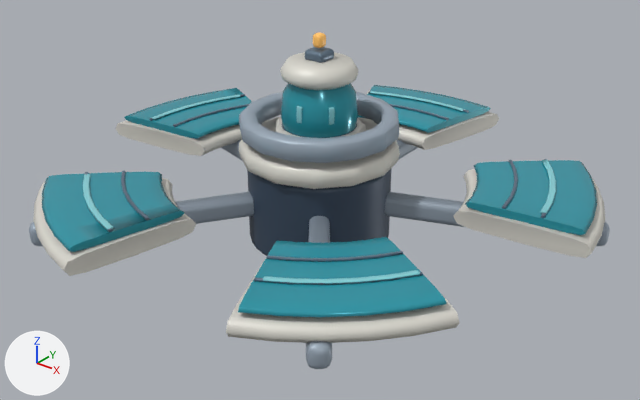
The glTF model space-battleship/assets/galaxy/v3/buildings/stellar_energy_array/stellar_energy_array_lv3.glb, before and after one commit.
One viewpoint serves both versions: a 50 mm camera at (8.16, -10.25, 6.96) aimed at (0.24, -0.35, 0.83). The axes (+X, +Y, +Z) are drawn at lower left. The lights are the same throughout. The older version comes first. Where no turn or scale is listed for an object, it has been applied to the vertices. Vertices at exactly the same position are counted once.

The older version as bpy lines, for what is in view:
```python
me_cylinder_007 = bpy.data.meshes.new('Cylinder.007')
me_cylinder_007.from_pydata(...)  # 3788 vertices, 7284 faces; spans x -4.43..4.4, y -4.35..4.51, z -0.7..2.72
# faces by material slot: [796, 1516, 916, 980, 1588, 188, 1300]
me_cylinder_007.materials.append(mat_galaxytoonnavy)
me_cylinder_007.materials.append(mat_galaxytoonarmor)
me_cylinder_007.materials.append(mat_galaxytoonglass)
me_cylinder_007.materials.append(mat_galaxytoonreflection)
me_cylinder_007.materials.append(mat_galaxytoonmetal)
me_cylinder_007.materials.append(mat_galaxytoonamber)
me_cylinder_007.materials.append(mat_galaxytoonpanel)
ob_structure = bpy.data.objects.new('Structure', me_cylinder_007)
ob_structure.location = (0.01, -0.08, 0.7)
```
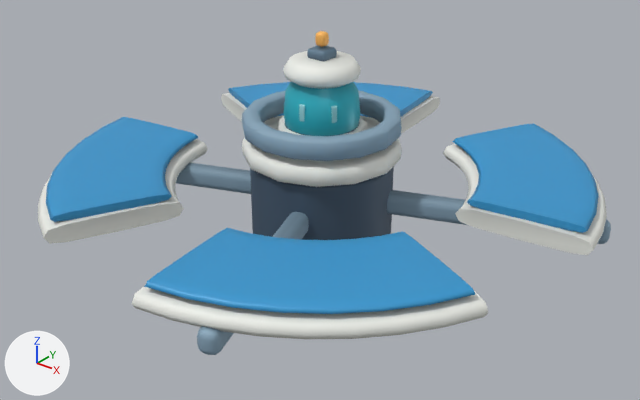
Pixel boxes [x1, y1, x2, y2] of what changed, in the pictures (640 x 400 px; the box of a moved part takes in the faces that stretch with it):
'Structure', reshaped, moved: before [29, 32, 610, 369]; after [38, 31, 611, 355]
part 1 of me_cylinder_007, moved or reshaped (not visible afterwards): before [396, 139, 418, 160]
part 2 of me_cylinder_007, moved or reshaped: before [306, 216, 332, 369]; after [197, 212, 309, 355]
part 3 of me_cylinder_007, rebuilt (6% wider, 31% taller): before [42, 172, 185, 252]; after [46, 117, 198, 222]
part 4 of me_cylinder_007, rebuilt: before [33, 178, 196, 276]; after [38, 139, 208, 244]
part 5 of me_cylinder_007, rebuilt (58% wider, 7% taller): before [238, 237, 447, 317]; after [144, 228, 475, 314]
part 6 of me_cylinder_007, rebuilt: before [226, 258, 460, 343]; after [131, 286, 489, 339]
part 7 of me_cylinder_007, added: after [221, 93, 440, 134]
part 8 of me_cylinder_007, added (blue): after [228, 82, 433, 118]
part 9 of me_cylinder_007, deleted: before [83, 91, 556, 285]
part 10 of me_cylinder_007, moved or reshaped: before [358, 85, 605, 252]; after [443, 123, 607, 250]
part 11 of me_cylinder_007, reshaped: before [29, 88, 268, 246]; after [176, 163, 251, 194]
part 12 of me_cylinder_007, recoloured: [242, 32, 610, 255] in both
part 13 of me_cylinder_007, recoloured: before [465, 163, 597, 235]; after [467, 153, 599, 233]

The change, as a list of edits to the scene's bpy script:
```text
Add mat_galaxytoonsolar:
    mat_galaxytoonsolar = bpy.data.materials.new('GalaxyToonSolar')
    mat_galaxytoonsolar.use_nodes = True; mat_galaxytoonsolar.node_tree.nodes.clear()
    _N = mat_galaxytoonsolar.node_tree.nodes; _L = mat_galaxytoonsolar.node_tree.links
    n0 = _N.new('ShaderNodeBsdfPrincipled'); n0.name = 'Principled BSDF'
    n0.inputs[1].default_value = 0.06  # 'Metallic'
    n0.inputs[2].default_value = 0.48  # 'Roughness'
    n1 = _N.new('ShaderNodeOutputMaterial'); n1.name = 'Material Output'
    n2 = _N.new('ShaderNodeVertexColor'); n2.name = 'Color Attribute'
    _L.new(n0.outputs[0], n1.inputs[0])  # 'BSDF' to 'Surface'
    _L.new(n2.outputs[0], n0.inputs[0])  # 'Color' to 'Base Color'
Change me_cylinder_007:
    used by ob_structure; location = (0.01, -0.08, 0.7)
    remove me_cylinder_007.from_pydata(...)  # 3788 vertices, 7284 faces; spans x -4.43..4.4, y -4.35..4.51, z -0.7..2.72
    add me_cylinder_007.from_pydata(...)  # 2708 vertices, 5196 faces; spans x -4.4..4.4, y -4.4..4.4, z -0.7..2.72
    me_cylinder_007 part 1: the loose piece of 96 vertices spanning x -0.36..0.13, y 0.32..4.51, z -0.12..0.25 is turned 18 degrees about the z axis through the mesh origin
    me_cylinder_007 part 2: the loose piece of 96 vertices spanning x 0.13..2.89, y -3.57..-0.21, z -0.12..0.25 is turned -18 degrees about the z axis through the mesh origin
    me_cylinder_007 part 3: the loose piece of 72 vertices spanning x -3.1..-0.54, y -4.18..-1.72, z 0.44..0.57 is rebuilt with 96 vertices and now spans x -4.25..-1.08, y -3.87..-0.34, z 0.44..0.57, in mat_galaxytoonsolar
    me_cylinder_007 part 4: the loose piece of 72 vertices spanning x -3.28..-0.45, y -4.35..-1.58, z 0.15..0.45 is rebuilt with 108 vertices and now spans x -4.4..-0.96, y -4.04..-0.26, z 0.15..0.45
    me_cylinder_007 part 5: the loose piece of 72 vertices spanning x 1.08..3.69, y -3.86..-1.26, z 0.44..0.57 is rebuilt with 96 vertices and now spans x 0.34..3.87, y -4.25..-1.08, z 0.44..0.57, in mat_galaxytoonsolar
    me_cylinder_007 part 6: the loose piece of 72 vertices spanning x 0.97..3.87, y -4.04..-1.14, z 0.15..0.45 is rebuilt with 108 vertices and now spans x 0.26..4.04, y -4.4..-0.96, z 0.15..0.45
    me_cylinder_007 part 7: a new loose piece of 108 vertices spanning x -4.04..-0.26, y 0.96..4.4, z 0.15..0.45, in mat_galaxytoonarmor
    me_cylinder_007 part 8: a new loose piece of 96 vertices spanning x -3.87..-0.34, y 1.08..4.25, z 0.44..0.57, in mat_galaxytoonsolar
    me_cylinder_007 part 9: 15 loose pieces with 1080 vertices, spanning x -3.68..3.64, y -3.59..3.68, z 0.57..0.61, are deleted
    me_cylinder_007 part 10: 97 vertices moved from x 1.77..4.31, y 0.62..2.97, z 0.15..0.57 to x 1.7..4.3, y 0.68..3.15, z 0.15..0.57; 162 vertices removed from x -1.87..3.24, y 1.6..4.42, z 0.15..0.57; 78 vertices added at x 0.96..3.21, y 1.62..4.04, z 0.15..0.57
    me_cylinder_007 part 11: 30 vertices moved from x -0.46..-0.3, y -0.03..0.25, z -0.11..0.25 to x -0.46..-0.28, y -0.29..0.0, z -0.12..0.23; 304 vertices removed from x -4.43..-0.09, y -3.81..2.19, z -0.12..0.57; 64 vertices added at x -4.24..-0.28, y -1.7..0.0, z -0.12..0.25
    me_cylinder_007 part 12: 3286 kept faces spanning x -1.24..4.4, y -1.27..3.15, z -0.7..2.72 get new vertex colours
    me_cylinder_007 part 13: 109 faces spanning x 1.7..4.25, y 0.34..3.15, z 0.44..0.57 switch from mat_galaxytoonglass to mat_galaxytoonsolar
Change ob_structure:
    ob_structure.location: (0.01, -0.08, 0.7) -> (0.0, 0.0, 0.7)
```
